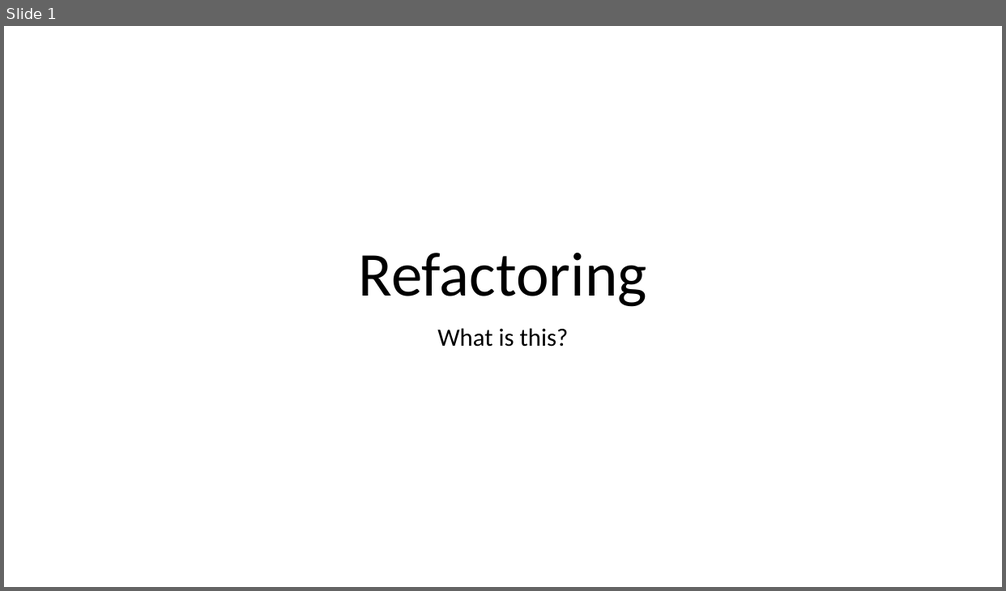
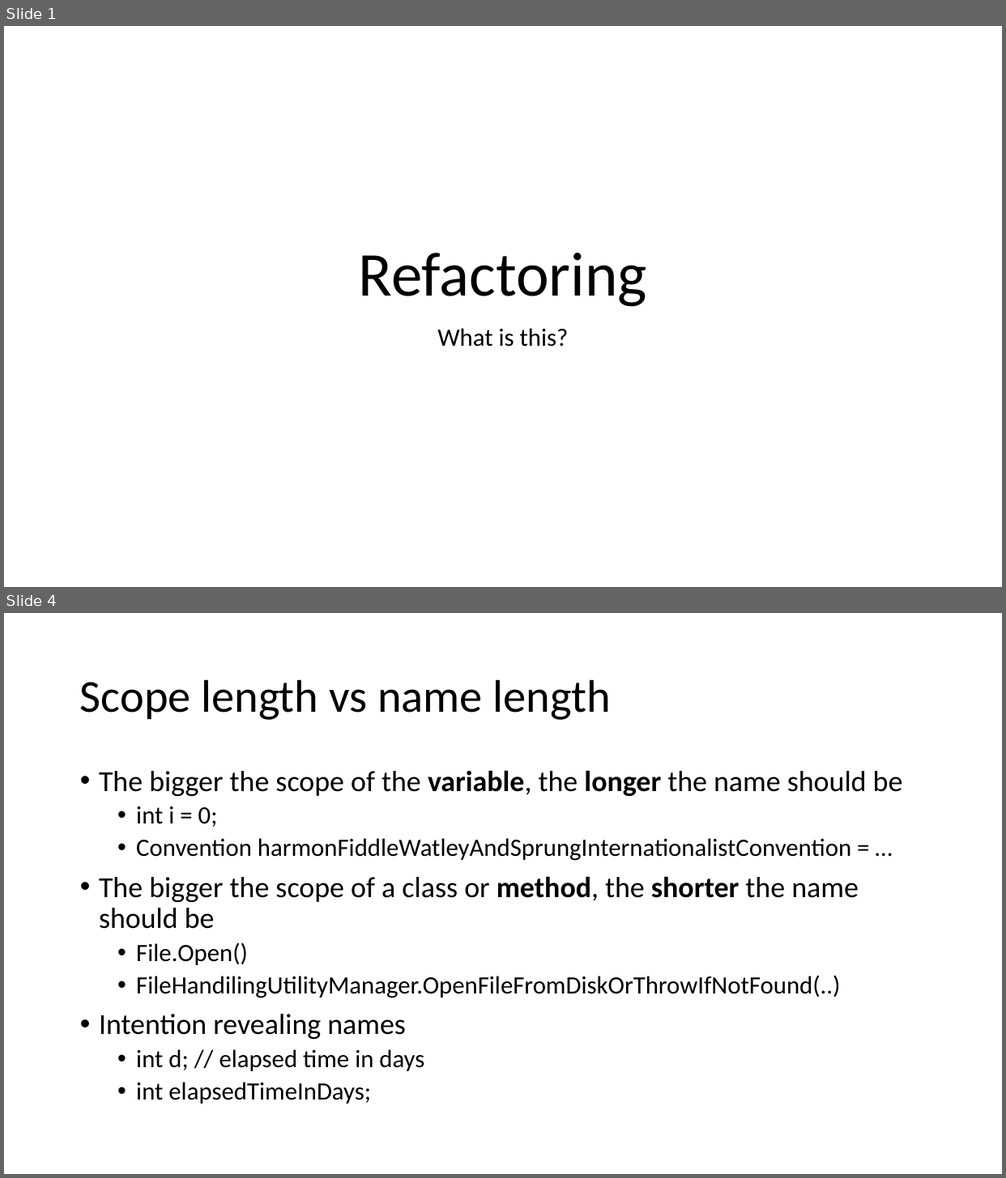
Before and after one commit to TiclosOlimpia/RefactoringExercise, a slide deck: Training/Refactoring.pptx. Shown one above the other, each under a label of ours: slide 1 before the commit, slides 1 and 4 after it; the slides between them are not shown. The pictures are 1006x591 and 1006x1178 pixels, drawn with LibreOffice and Linux fonts; fonts in the diff are those of the drawing. Boxes give left, top, right and bottom in pixels: in the first picture for what was removed or moved away, otherwise in the second. Text is boxed around its words. In the diff, an @@ line names an element or a change of style, - is before the commit and + after.

```diff
--- a/Training/Refactoring.pptx
+++ b/Training/Refactoring.pptx
@@ slide 4 added at (4,613,1002,1174), background #FFFFFF @@
@@ title added at (80,679,611,720), 44 pt, text #000000 @@
+Scope length vs name length
@@ text added at (99,770,903,1104), 24 pt, text #000000 @@
+• The bigger the scope of the variable, the longer the name should be
+  • int i = 0;
+  • Convention harmonFiddleWatleyAndSprungInternationalistConvention = …
+• The bigger the scope of a class or method, the shorter the name should be
+  • File.Open()
+  • FileHandilingUtilityManager.OpenFileFromDiskOrThrowIfNotFound(..)
+• Intention revealing names
+  • int d; // elapsed time in days
+  • int elapsedTimeInDays;
```
Also in this commit, not shown: 1 slide changed, 2 other slides added, 1 slide removed.
